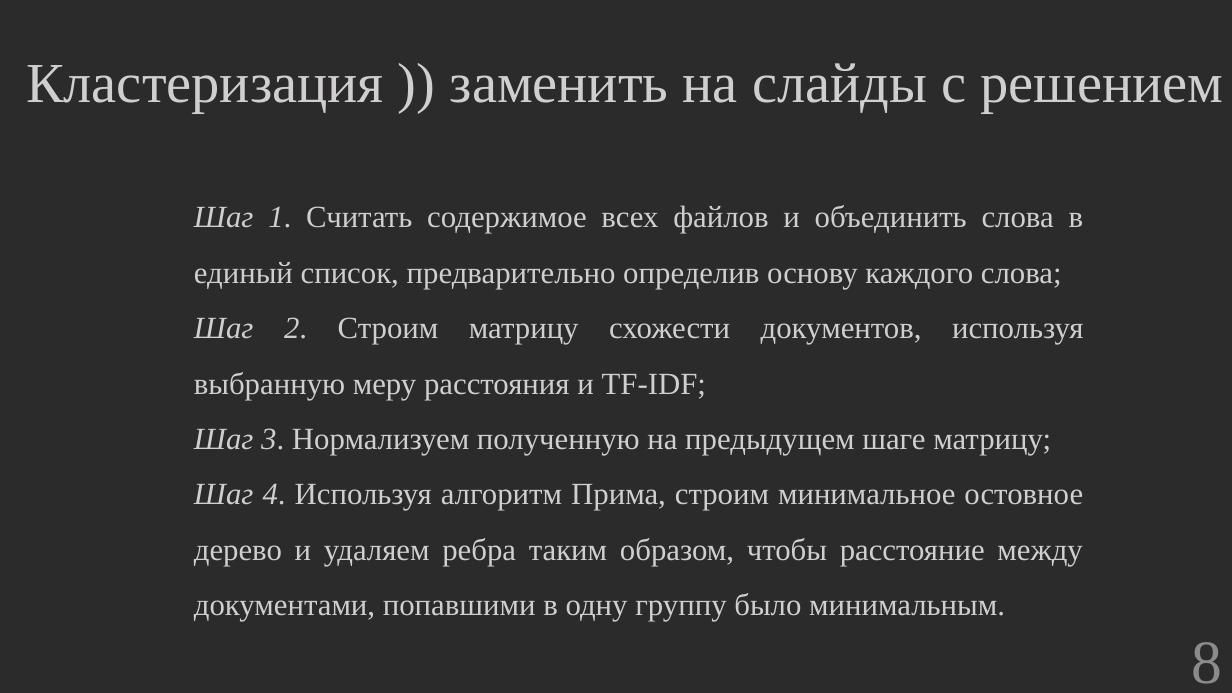
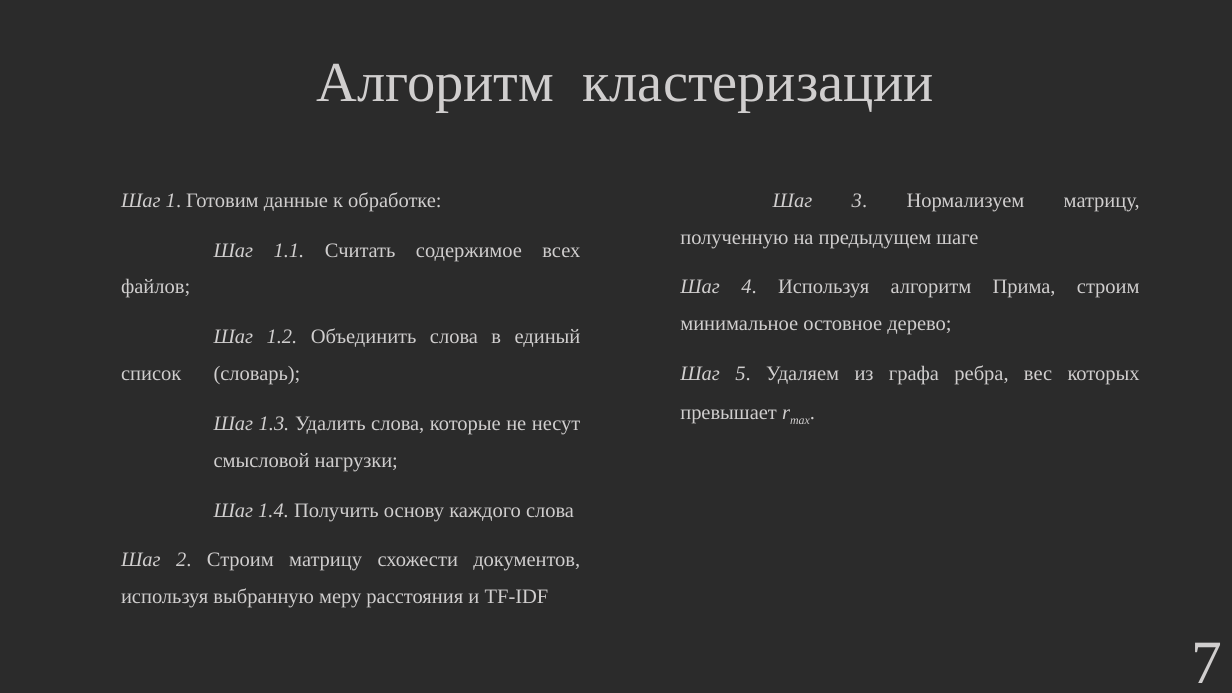
Before and after one commit to hetikk/diplom, a slide deck: slide 7 of docs/Презентация.pptx (slide 8 before the commit). Drawn at 1232x693 pixels with LibreOffice and Linux fonts; fonts in the diff are those of the drawing; background and template pictures are left out; a plain dark background stands for a picture behind light text. Boxes give left, top, right and bottom in pixels: in the first picture for what was removed or moved away, otherwise in the second. Text is boxed around its words. In the diff, an @@ line names an element or a change of style, - is before the commit and + after.

```diff
--- a/docs/Презентация.pptx
+++ b/docs/Презентация.pptx
@@ text removed at (26,63,1223,114) @@
-Кластеризация )) заменить на слайды с решением
@@ text added at (316,63,934,112), 44 pt, text #D0CECE @@
+Алгоритм кластеризации
@@ text added at (121,192,581,608), 16 pt, text #D0CECE @@
+Шаг 1. Готовим данные к обработке:
+Шаг 1.1. Считать содержимое всех файлов;
+Шаг 1.2. Объединить слова в единый список (словарь);
+Шаг 1.3. Удалить слова, которые не несут смысловой нагрузки;
+Шаг 1.4. Получить основу каждого слова
+Шаг 2. Строим матрицу схожести документов, используя выбранную меру расстояния и TF-IDF
@@ text removed at (194,205,1084,621) @@
-Шаг 1. Считать содержимое всех файлов и объединить слова в единый список, предварительно определив основу каждого слова;
-Шаг 2. Строим матрицу схожести документов, используя выбранную меру расстояния и TF-IDF;
-Шаг 3. Нормализуем полученную на предыдущем шаге матрицу;
-Шаг 4. Используя алгоритм Прима, строим минимальное остовное дерево и удаляем ребра таким образом, чтобы расстояние между документами, попавшими в одну группу было минимальным.
@@ text added at (680,193,1140,424), 16 pt, text #D0CECE @@
+Шаг 3. Нормализуем матрицу, полученную на предыдущем шаге
+Шаг 4. Используя алгоритм Прима, строим минимальное остовное дерево;
+Шаг 5. Удаляем из графа ребра, вес которых превышает rmax.
@@ page number at (1192,642,1223,683): text changed; text colour #8C8C8C to #D0CECE @@
-8
+7
```
Also in this commit, not shown: 6 other slides changed, 15 slides added, 5 slides removed, 4 other files.
